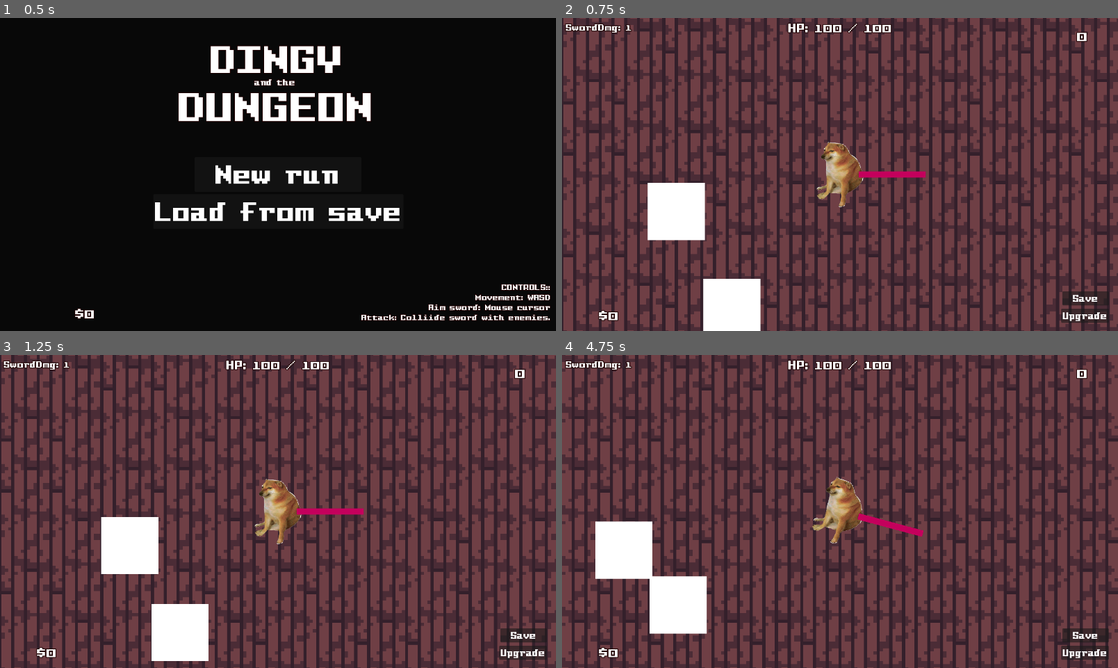
Above: before the commit, frames 1-4 (two rows, left to right).
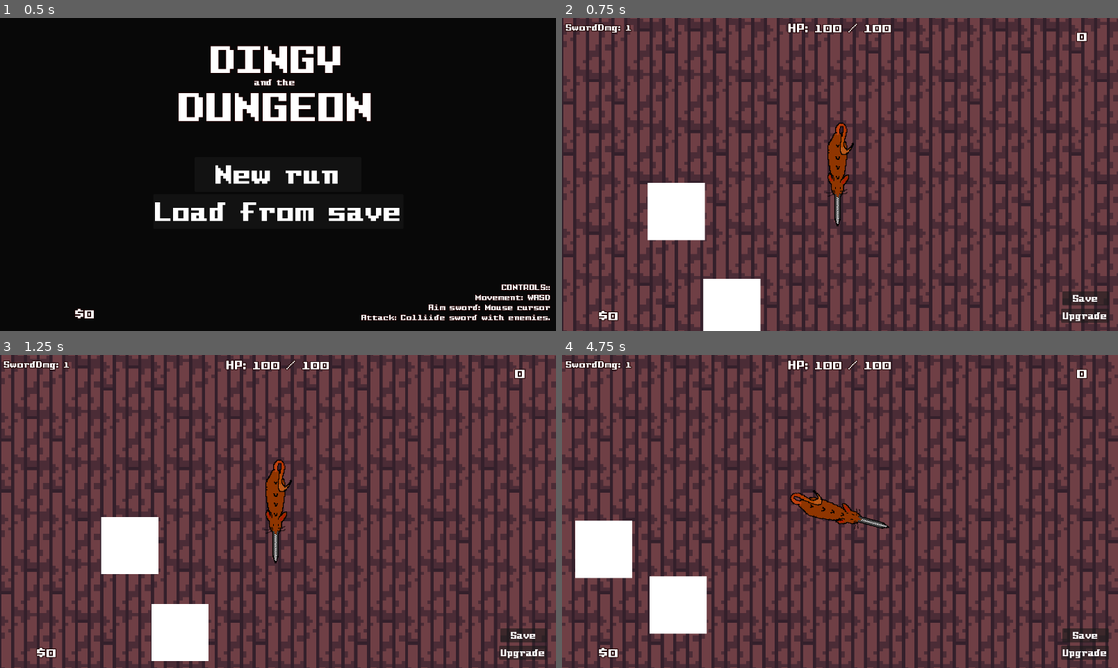
Above: after the commit, the same moments.

Repository: snoutibur-academic/Dingy-Dungeon-Game
Game: Godot game, scene res://Scenes/Main/Main.tscn
Same seed, same stepped clock (60 frames per second), same inputs: the game is played once before the commit and once after it.
Inputs (mouse positions are in pixels of both pictures, inside the frame that each line leads up to):
- Up to frame 1 (0.5 s): no input
- Up to frame 2 (0.75 s): click "New run" at 0.5 s
- Up to frame 3 (1.25 s): no input
- Up to frame 4 (4.75 s): move the mouse to (962, 495) at 1.27 s; hold D (right) 1.28-2.03 s; move the mouse to (728, 527) at 2.02 s; hold S (down) 2.03-2.78 s; move the mouse to (895, 442) at 2.77 s; hold D (right) 2.78-3.53 s; move the mouse to (812, 574) at 3.52 s; hold W (up) 3.53-4.28 s; move the mouse to (1006, 558) at 4.27 s; hold A (left) from 4.28 s (still down)

Frame 1 is identical in both runs. In frame 2, 1.5% of the frame differs, in the area x 45-66%, y 33-67%; in frame 3, 1.5%; in frame 4, 3.0%, in the area x 2-65%, y 38-72%.

Commit message:
New character model!

Diff:
--- a/Player/Player.tscn
+++ b/Player/Player.tscn
@@ -1,13 +1,13 @@
-[gd_scene load_steps=6 format=3 uid="uid://r4cyijexe6ga"]
+[gd_scene load_steps=7 format=3 uid="uid://r4cyijexe6ga"]
 
 [ext_resource type="Script" path="res://Player/Player.gd" id="1_x6use"]
-[ext_resource type="Texture2D" uid="uid://b7kuudkf5ncwc" path="res://Textures/chems.png" id="2_qyjdo"]
+[ext_resource type="Texture2D" uid="uid://hq0rt6be8fa" path="res://Textures/Player.png" id="2_uec87"]
 
 [sub_resource type="SpriteFrames" id="SpriteFrames_b55vp"]
 animations = [{
 "frames": [{
 "duration": 1.0,
-"texture": ExtResource("2_qyjdo")
+"texture": ExtResource("2_uec87")
 }],
 "loop": true,
 "name": &"idle",
@@ -15,7 +15,7 @@
 }, {
 "frames": [{
 "duration": 1.0,
-"texture": ExtResource("2_qyjdo")
+"texture": ExtResource("2_uec87")
 }],
 "loop": true,
 "name": &"walking",
@@ -33,41 +33,44 @@
 }]
 
 [sub_resource type="CapsuleShape2D" id="CapsuleShape2D_5pmx1"]
-radius = 6.0
-height = 20.0
+radius = 3.0
+height = 12.0
+
+[sub_resource type="CircleShape2D" id="CircleShape2D_kn2oo"]
+radius = 3.0
 
 [sub_resource type="RectangleShape2D" id="RectangleShape2D_6n3am"]
-size = Vector2(21, 2)
+size = Vector2(2, 11)
 
 [node name="Player" type="CharacterBody2D"]
+rotation = 1.57079
 script = ExtResource("1_x6use")
 move_speed = 50
 
 [node name="AnimatedSprite2D" type="AnimatedSprite2D" parent="."]
-scale = Vector2(0.0246085, 0.0246085)
+rotation = 0.00148703
+scale = Vector2(0.257812, 0.257812)
 sprite_frames = SubResource("SpriteFrames_b55vp")
-animation = &"idle"
+animation = &"walking"
 
 [node name="CollisionShape2D" type="CollisionShape2D" parent="."]
-position = Vector2(0, -1)
+position = Vector2(-5, 0.999989)
+rotation = 4.71238
 shape = SubResource("CapsuleShape2D_5pmx1")
+
+[node name="CollisionShape2D2" type="CollisionShape2D" parent="."]
+position = Vector2(3, 1.00001)
+rotation = 4.71238
+shape = SubResource("CircleShape2D_kn2oo")
 
 [node name="Camera2D" type="Camera2D" parent="."]
 zoom = Vector2(8.225, 8.225)
 
 [node name="Sword" type="StaticBody2D" parent="."]
 
-[node name="ColorRect" type="ColorRect" parent="Sword"]
-offset_left = 6.0
-offset_top = 1.0
-offset_right = 8.0
-offset_bottom = 22.0
+[node name="CollisionShape2D2" type="CollisionShape2D" parent="Sword"]
+position = Vector2(11, 1.00002)
 rotation = -1.57079
-color = Color(0.768627, 0, 0.360784, 1)
-
-[node name="CollisionShape2D2" type="CollisionShape2D" parent="Sword"]
-position = Vector2(16.5, 0)
-rotation = 0.00633489
 shape = SubResource("RectangleShape2D_6n3am")
 one_way_collision = true
 one_way_collision_margin = 0.0
Binary file added: Textures/Player.png
Not shown, added: Textures/Player.png.import
Not shown, added: af/Player.afdesign
